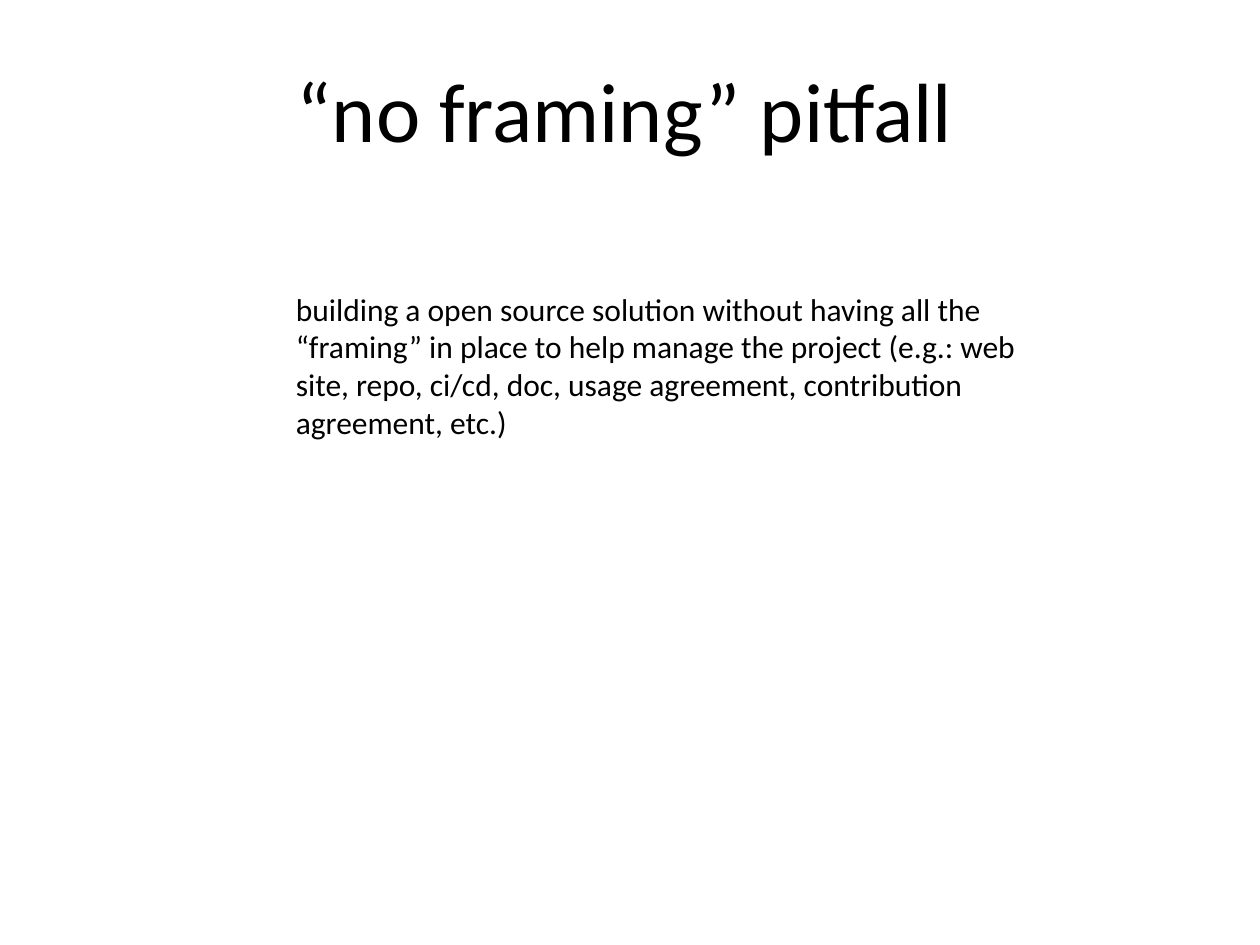
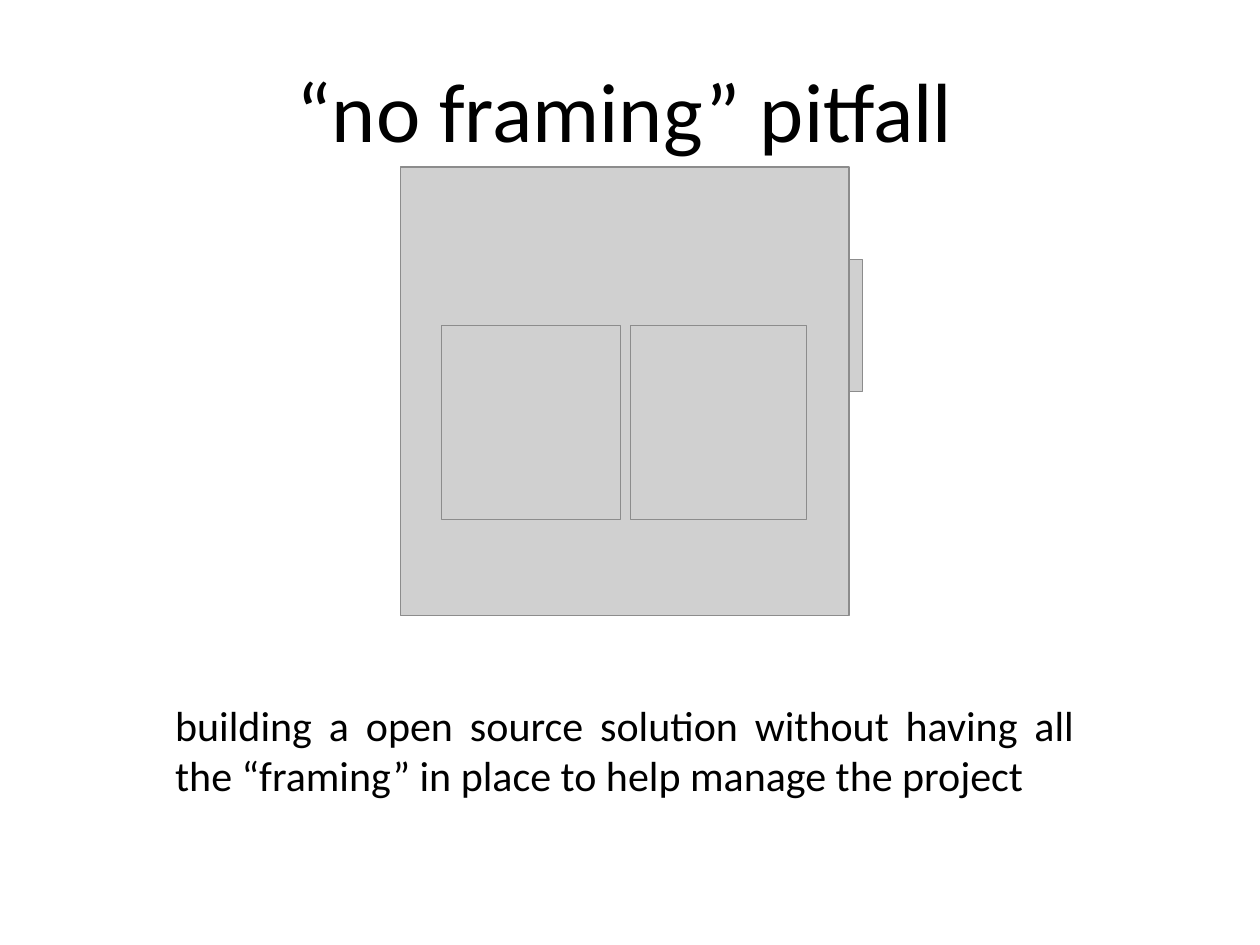
Before and after one commit to dsietz/open-source-model, a slide deck: slide 65 of Adopting the Open Source Model.pptx. Drawn at 1260x945 pixels with LibreOffice and Linux fonts; fonts in the diff are those of the drawing; grey boxes stand for pictures. Boxes give left, top, right and bottom in pixels: in the first picture for what was removed or moved away, otherwise in the second. Text is boxed around its words. In the diff, an @@ line names an element or a change of style, - is before the commit and + after.

```diff
--- a/Adopting the Open Source Model.pptx
+++ b/Adopting the Open Source Model.pptx
@@ picture added at (x1=401, y1=168, x2=849, y2=616) @@
@@ picture added at (x1=731, y1=260, x2=863, y2=392) @@
@@ picture added at (x1=441, y1=325, x2=620, y2=519) @@
@@ picture added at (x1=631, y1=325, x2=808, y2=519) @@
@@ text at (x1=175, y1=711, x2=1073, y2=799): text changed; size 18 to 24 pt @@
-building a open source solution without having all the “framing” in place to help manage the project (e.g.: web site, repo, ci/cd, doc, usage agreement, contribution agreement, etc.)
+building a open source solution without having all the “framing” in place to help manage the project
```
Also in this commit, not shown: 3 other slides changed, 6 slides added, 58 slides removed.
